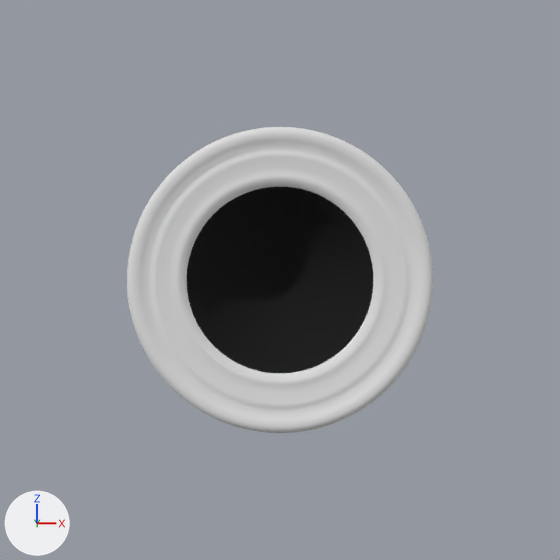
What one commit did to the Blender file Assets/Models/Plug.blend.
Rendered twice from the file's camera 'Camera'. Arrows for +X, +Y and +Z are at lower left; the lights stay in place.
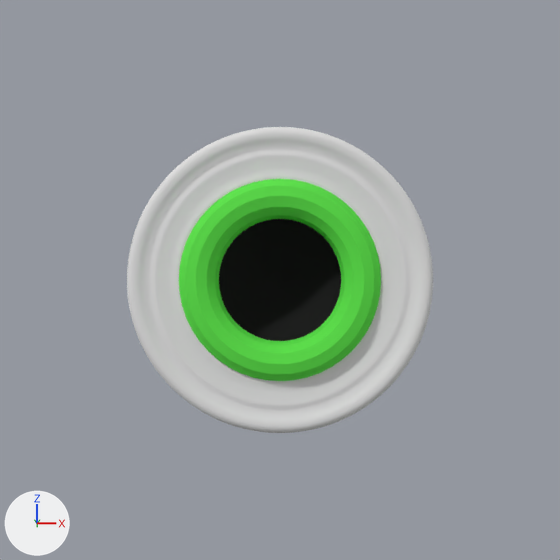
The change, as a list of edits to the scene's bpy script:
```text
Add mat_plugcolor:
    mat_plugcolor = diffuse_material('PlugColor')
    mat_plugcolor.base_color = (0.123, 0.8, 0.0814)  # green #62e751
Change me_cube:
    where me_cube.from_pydata(...)  # 1664 vertices, 1537 faces; spans x -1.0..1.0, y -1.02..1.0, z -1.0..1.0
    used by ob_cube; location = (0.0, 0.0, 0.0)
    me_cube part 1: a new loose piece, a torus around y (ring radius 0.54, tube radius 0.14) spanning x -0.68..0.67, y -1.08..-0.81, z -0.68..0.68, in mat_plugcolor (green #62e751)
    add me_cube.materials.append(mat_plugcolor)  # green #62e751
```

Where the change shows, as pixel boxes [x1, y1, x2, y2] in the pictures (560 x 560 px):
part 1 of me_cube, added (green)
    after: [179, 179, 381, 381]
